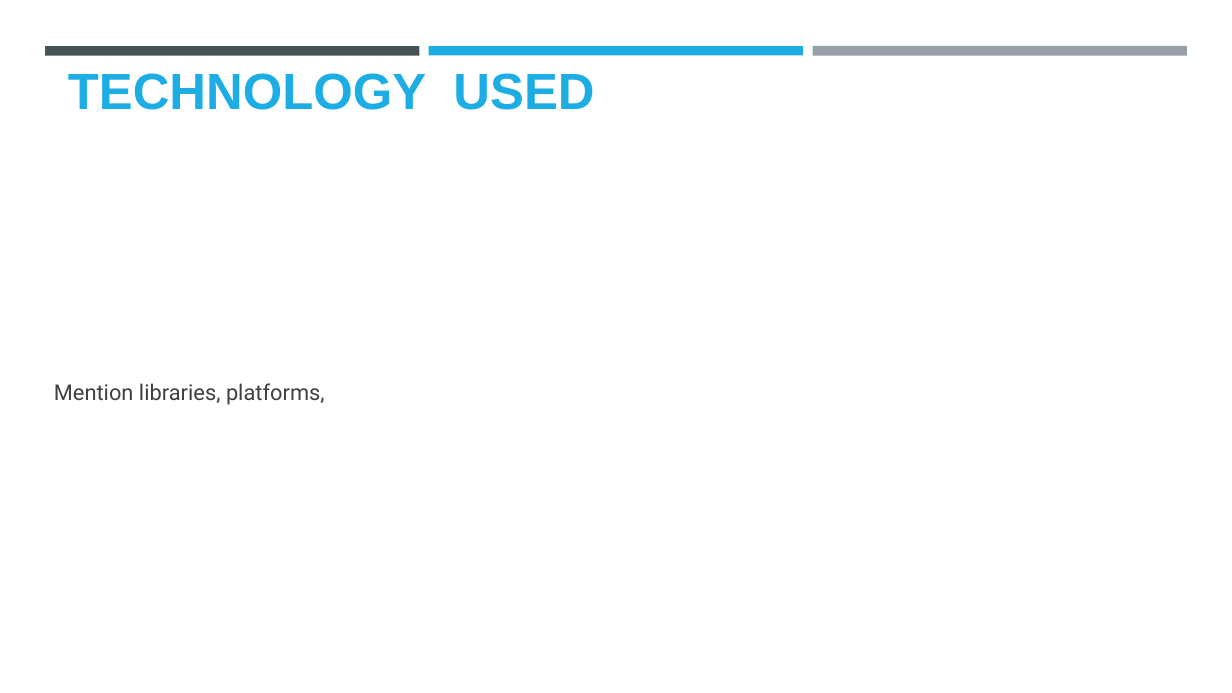
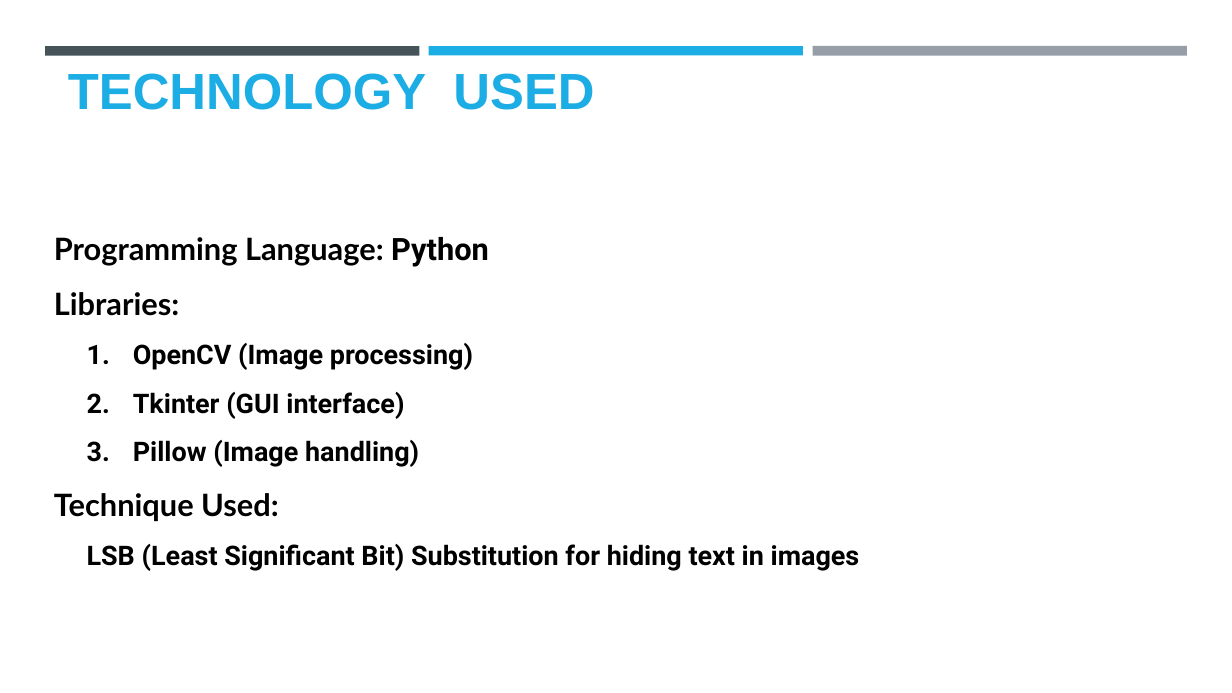
Before and after one commit to Akshay-S-Gupta/IBM-Cybersecurity-Internship, a slide deck: slide 4 of steganography_project.pptx. Drawn at 1232x693 pixels with LibreOffice and Linux fonts; fonts in the diff are those of the drawing; background and template pictures are left out. Boxes give left, top, right and bottom in pixels: in the first picture for what was removed or moved away, otherwise in the second. Text is boxed around its words. In the diff, an @@ line names an element or a change of style, - is before the commit and + after.

```diff
--- a/steganography_project.pptx
+++ b/steganography_project.pptx
@@ text at [54,237,860,571]: text changed; size 17 to 21 pt; text colour #404040 to #000000; bold on @@
-Mention libraries, platforms,
+Programming Language: Python
+Libraries:
+  1. OpenCV (Image processing)
+  2. Tkinter (GUI interface)
+  3. Pillow (Image handling)
+Technique Used:
+  LSB (Least Significant Bit) Substitution for hiding text in images
```
Also in this commit, not shown: 1 other slide changed, 6 slides added, 6 slides removed, 2 other files.
